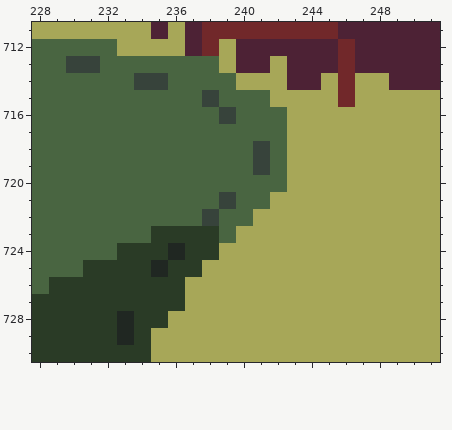
Edited in one commit: pixel-art file (Box of Curiosity/ArtAssets/Concept/Affisch.aseprite). Above: the version before the commit.
800x1200 pixels, 1 frame. Shown: x 228..251, y 711..730. The commit also changed other parts of the picture, which this record leaves out.
Now the later version:
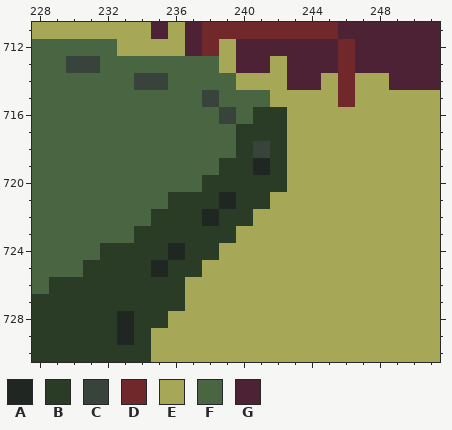
Palette (. is transparent): A #202722  B #2a3b26  C #37433b  D #71282a  E #a7a758  F #496541  G #4d2235
Difference:
Layer "Shade":
The author changed colour C to colour A in row 719 at x 241; in row 721 at x 239; in row 722 at x 238.
The author changed colour F to colour B in row 716 at x 241 to 242; in row 717 at x 240 to 242; in row 718 at x 240 and 242; in row 719 at x 239 to 240 and 242; in row 720 at x 238 to 242; in row 721 at x 236 to 238 and 240 to 241.
The author changed colour F to colour B in row 722 at x 235 to 237 and 239 to 240; in row 723 at x 234 and 239; in row 724 at x 232.
